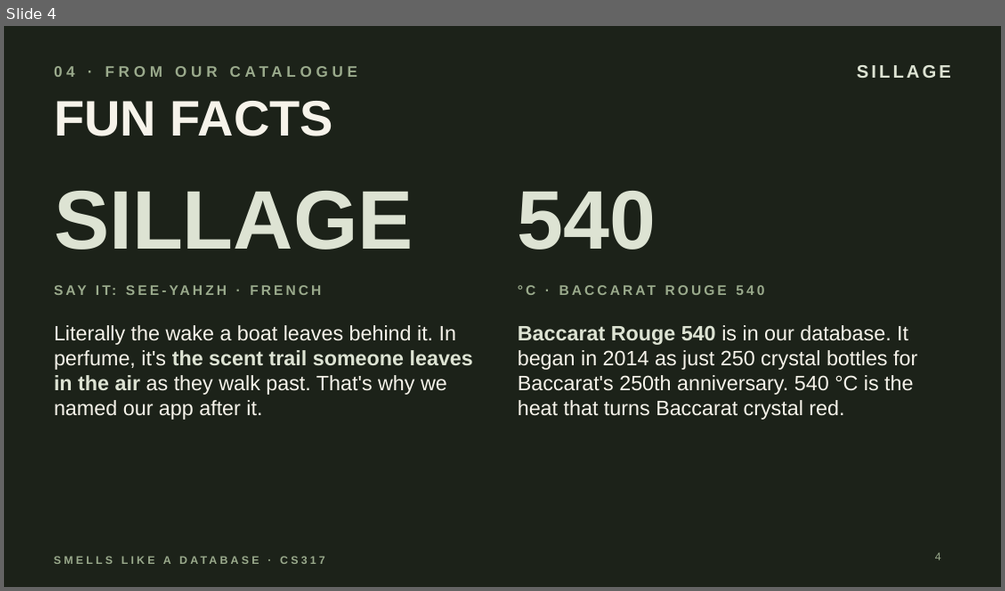
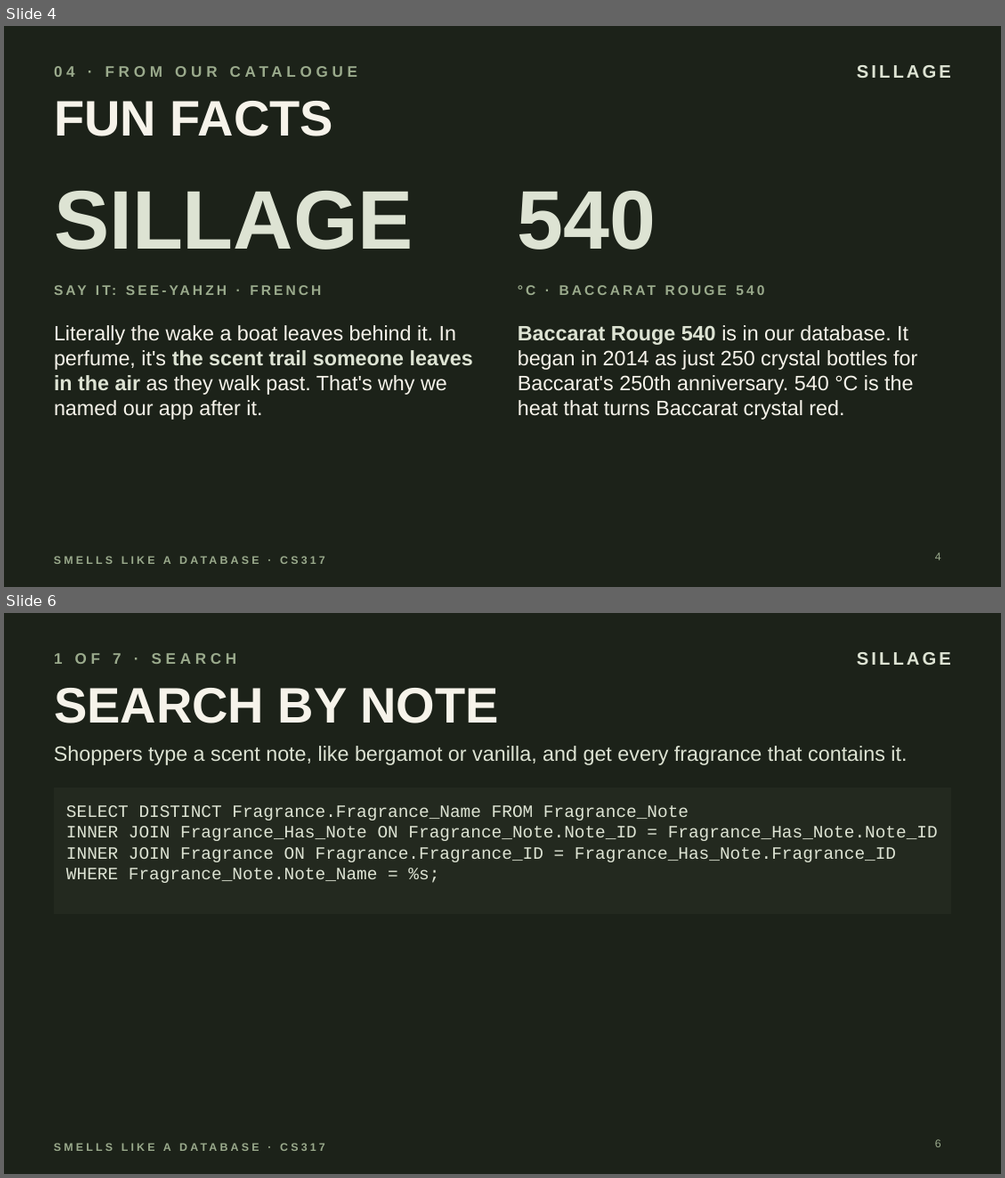
Before and after one commit to t-drape/Smells_Like_A_Database, a slide deck: CS317_Smells_Like_a_Database.pptx. Shown one above the other, each under a label of ours: slide 4 before the commit, slides 4 and 6 after it; the slides between them are not shown. The pictures are 1005x591 and 1005x1178 pixels, drawn with LibreOffice and Linux fonts; fonts in the diff are those of the drawing. Boxes give left, top, right and bottom in pixels: in the first picture for what was removed or moved away, otherwise in the second. Text is boxed around its words. In the diff, an @@ line names an element or a change of style, - is before the commit and + after.

```diff
--- a/CS317_Smells_Like_a_Database.pptx
+++ b/CS317_Smells_Like_a_Database.pptx
@@ slide 6 added at (4, 613, 1001, 1174), background #1C2219; not listed: 2 template elements that a slide beside it also shows @@
@@ text added at (54, 653, 237, 664), 11 pt, text #9AAA8C, bold @@
+1 OF 7 · SEARCH
@@ title added at (54, 688, 498, 723), 36 pt, text #F6F3EA, bold @@
+SEARCH BY NOTE
@@ text added at (54, 746, 906, 765), 15 pt, text #DDE3D3 @@
+Shoppers type a scent note, like bergamot or vanilla, and get every fragrance that contains it.
@@ rectangle added at (54, 787, 951, 914), fill #23291F, 12.5 pt, text #DDE3D3 @@
+SELECT DISTINCT Fragrance.Fragrance_Name FROM Fragrance_Note
+INNER JOIN Fragrance_Has_Note ON Fragrance_Note.Note_ID = Fragrance_Has_Note.Note_ID
+INNER JOIN Fragrance ON Fragrance.Fragrance_ID = Fragrance_Has_Note.Fragrance_ID
+WHERE Fragrance_Note.Note_Name = %s;
@@ page number added at (935, 1139, 941, 1147), 8 pt, text #9AAA8C @@
+6
```
Also in this commit, not shown: 9 other slides added.
